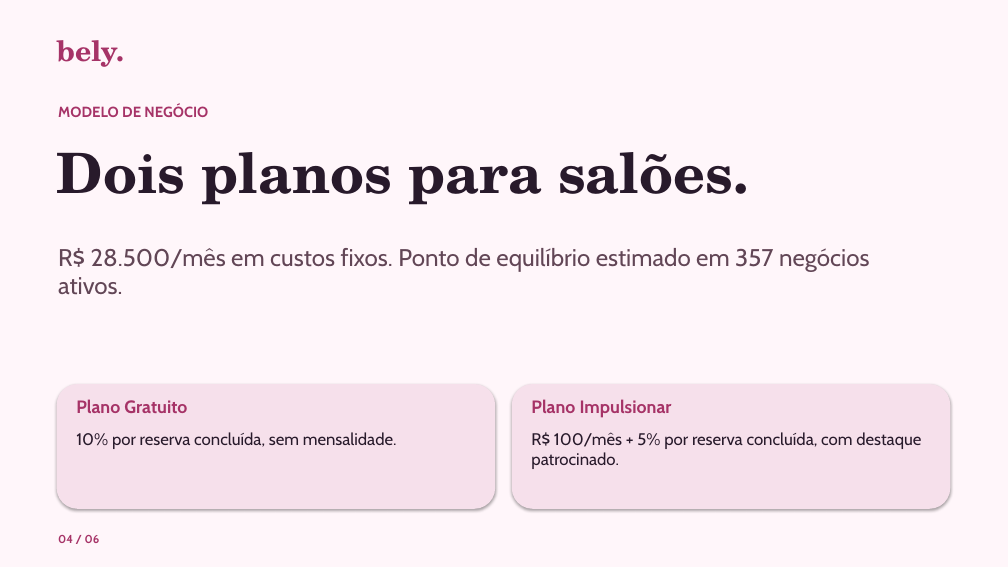
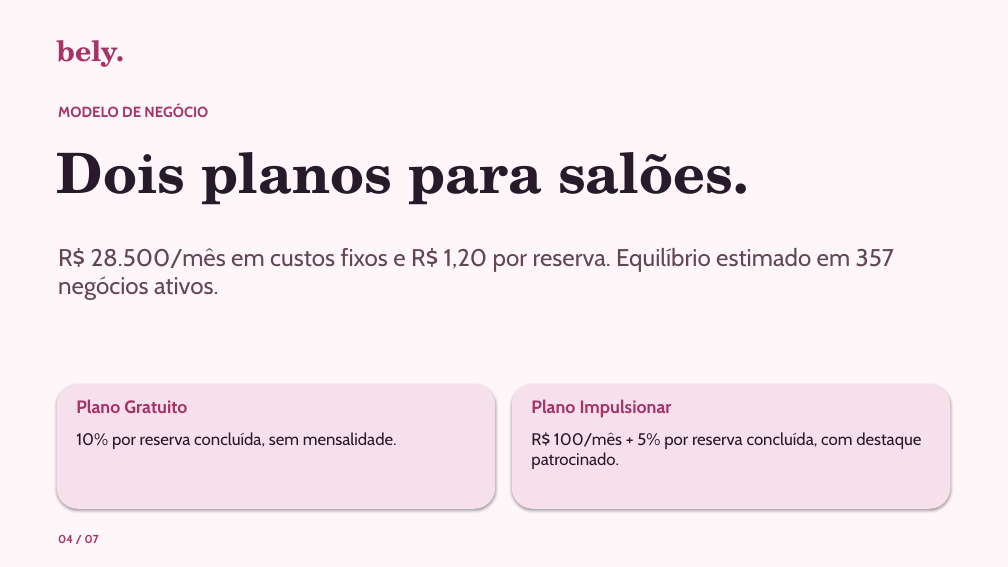
Before and after one commit to camilalordelo1/bely, a slide deck: slide 4 of bely-pitch.pptx. Drawn at 1008x567 pixels with LibreOffice and Linux fonts; fonts in the diff are those of the drawing. Boxes give left, top, right and bottom in pixels: in the first picture for what was removed or moved away, otherwise in the second. Text is boxed around its words. In the diff, an @@ line names an element or a change of style, - is before the commit and + after.

```diff
--- a/bely-pitch.pptx
+++ b/bely-pitch.pptx
@@ text at (x1=58, y1=248, x2=894, y2=300): text changed @@
-R$ 28.500/mês em custos fixos. Ponto de equilíbrio estimado em 357 negócios ativos.
+R$ 28.500/mês em custos fixos e R$ 1,20 por reserva. Equilíbrio estimado em 357 negócios ativos.
@@ text at (x1=58, y1=535, x2=99, y2=543): text changed @@
-04 / 06
+04 / 07
```
Also in this commit, not shown: 5 other slides changed, 1 slide added, 2 other files.
